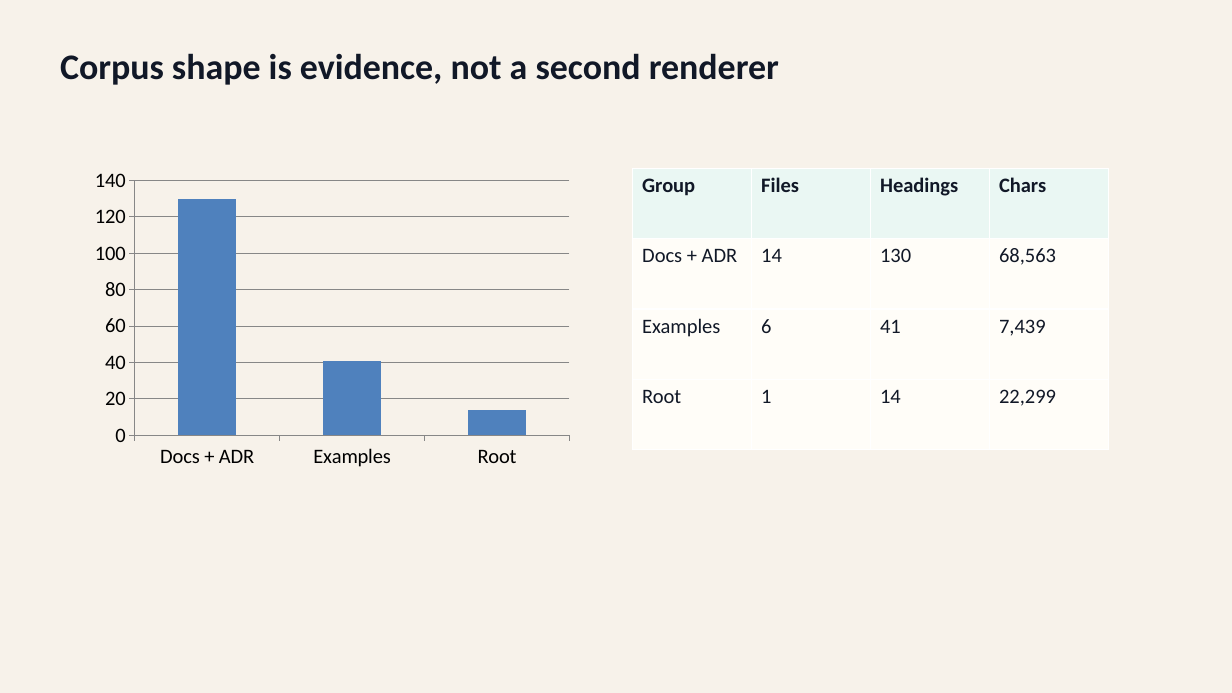
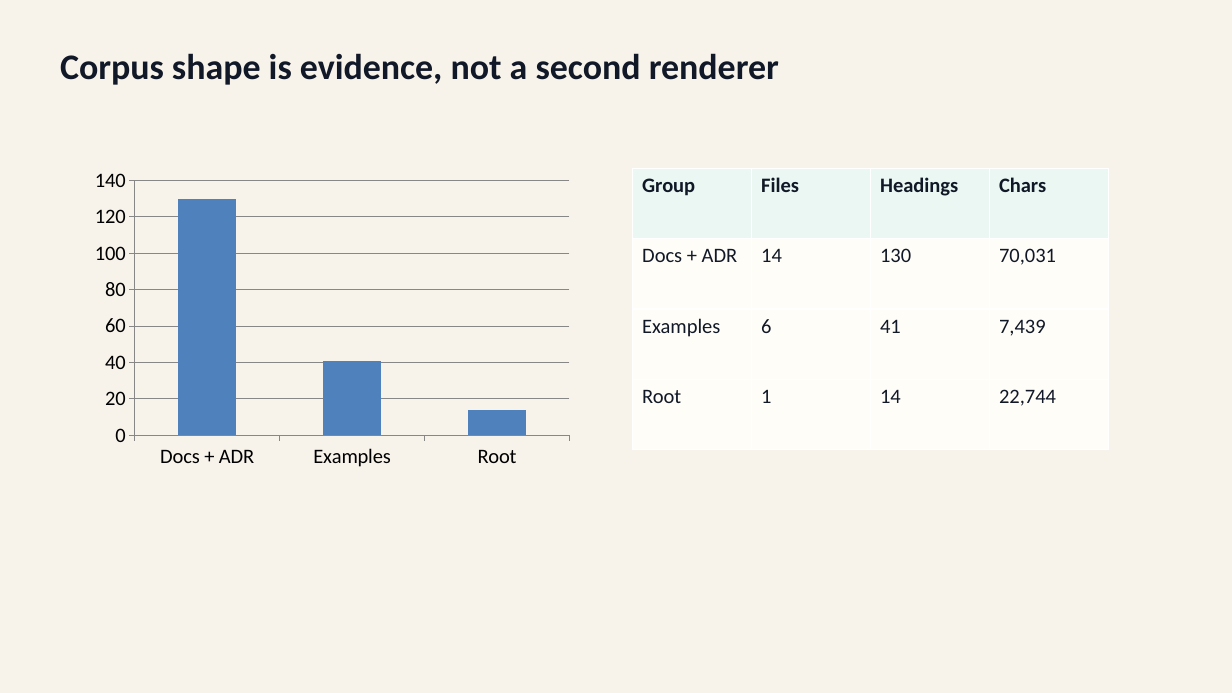
Before and after one commit to ch040602/mdpr-skill, a slide deck: slide 8 of artifacts/mdpr-vs-skill/mdpr-skill-from-actual-md-run.pptx. Drawn at 1232x693 pixels with LibreOffice and Linux fonts; fonts in the diff are those of the drawing. Boxes give left, top, right and bottom in pixels: in the first picture for what was removed or moved away, otherwise in the second. Text is boxed around its words. In the diff, an @@ line names an element or a change of style, - is before the commit and + after.

```diff
--- a/artifacts/mdpr-vs-skill/mdpr-skill-from-actual-md-run.pptx
+++ b/artifacts/mdpr-vs-skill/mdpr-skill-from-actual-md-run.pptx
@@ table at [633, 168, 1110, 450] @@
-row 2, column 4: 68,563
+row 2, column 4: 70,031
-row 4, column 4: 22,299
+row 4, column 4: 22,744
```
Also in this commit, not shown: 2 other slides changed, 12 other files.
